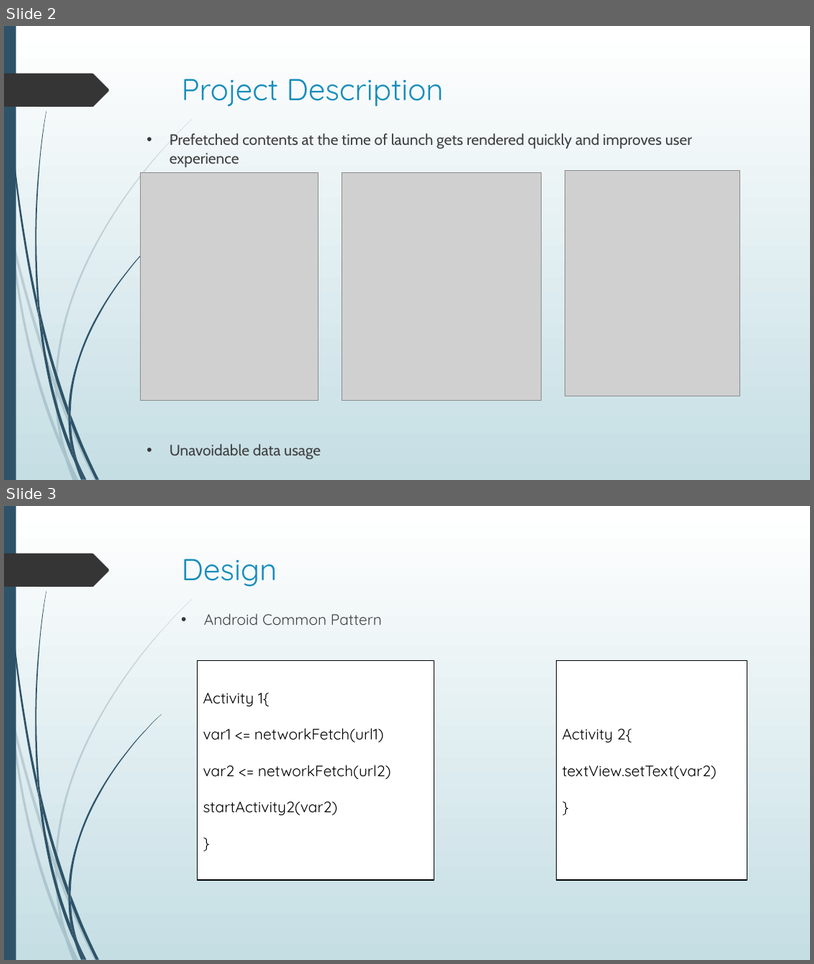
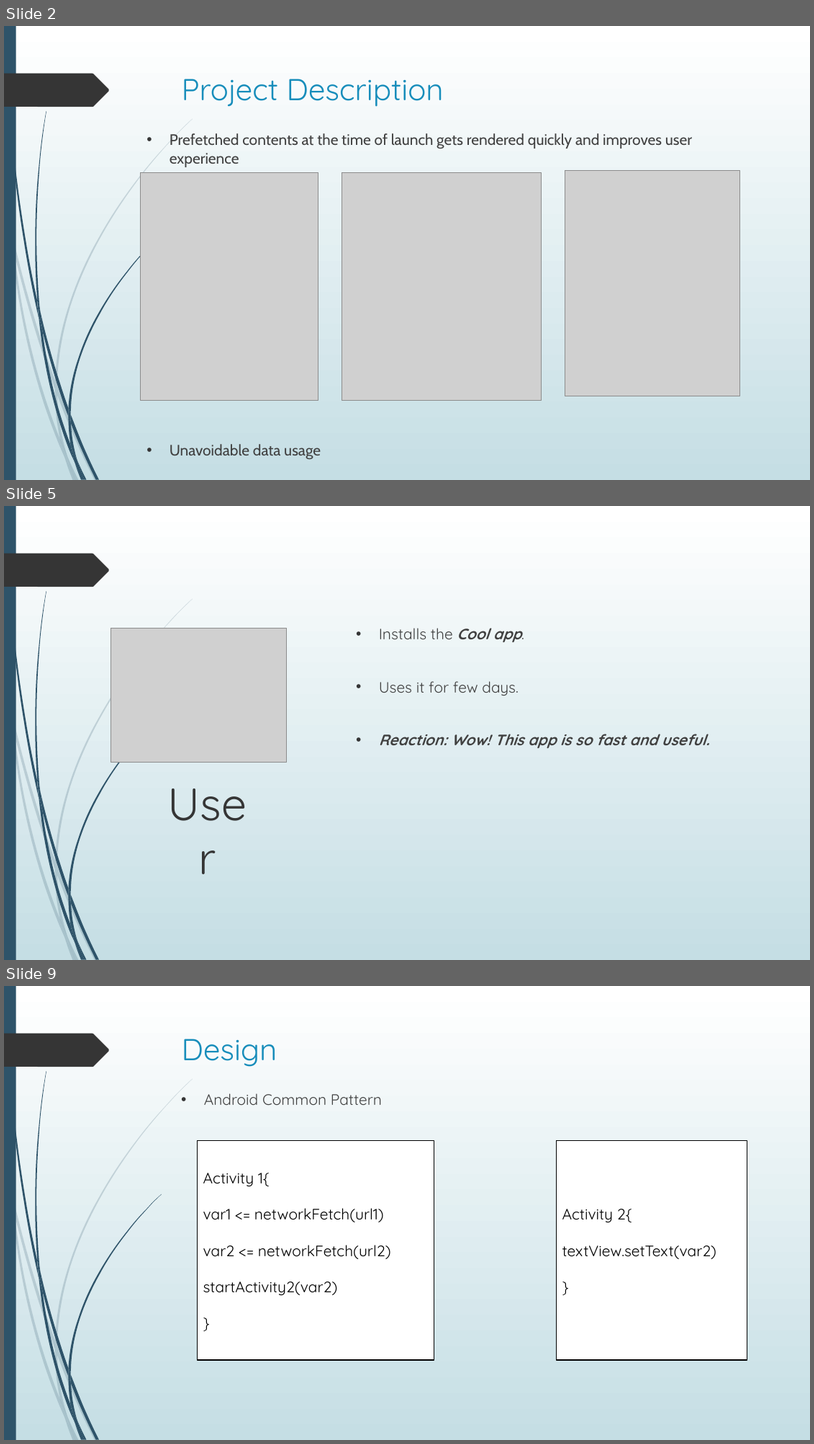
Before and after one commit to shahamish150294/PrefetchProcrastinatorAndroid, a slide deck: Prefetch Procrastinator Final Presentation.pptx. Shown one above the other, each under a label of ours: slides 2 and 3 before the commit, slides 2, 5 and 9 after it; the slides between them are not shown. The pictures are 814x964 and 814x1444 pixels, drawn with LibreOffice and Linux fonts; fonts in the diff are those of the drawing; grey boxes stand for pictures. Boxes give left, top, right and bottom in pixels: in the first picture for what was removed or moved away, otherwise in the second. Text is boxed around its words. In the diff, an @@ line names an element or a change of style, - is before the commit and + after.

```diff
--- a/Prefetch Procrastinator Final Presentation.pptx
+++ b/Prefetch Procrastinator Final Presentation.pptx
@@ slide 5 added at [4, 506, 810, 960], background gradient #FFFFFF to #C5DEE5; not listed: 24 template elements that a slide beside it also shows @@
@@ picture added at [111, 628, 287, 762] @@
@@ text added at [379, 628, 710, 748], 18 pt, text #404040, bold, italic @@
+• Installs the Cool app.
+• Uses it for few days.
+• Reaction: Wow! This app is so fast and useful.
@@ text added at [155, 772, 259, 833], 54 pt, text #353535 @@
+User
@@ what was slide 3 is now slide 9 @@
```
Also in this commit, not shown: 11 other slides added, 2 slides removed.
